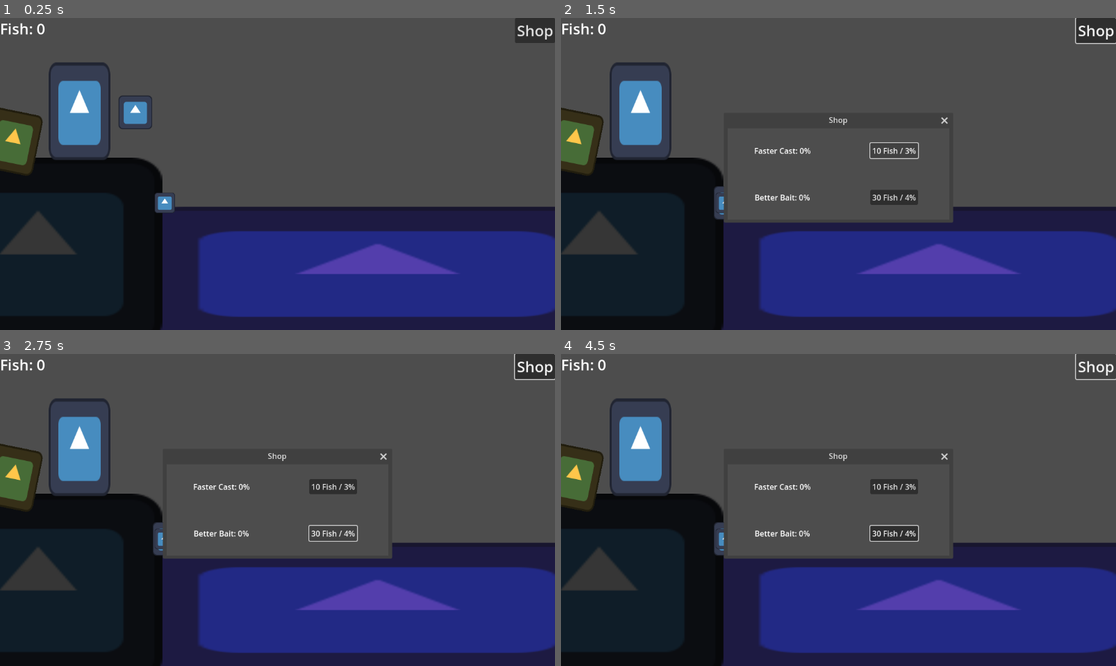
Above: before the commit, frames 1-4 (two rows, left to right).
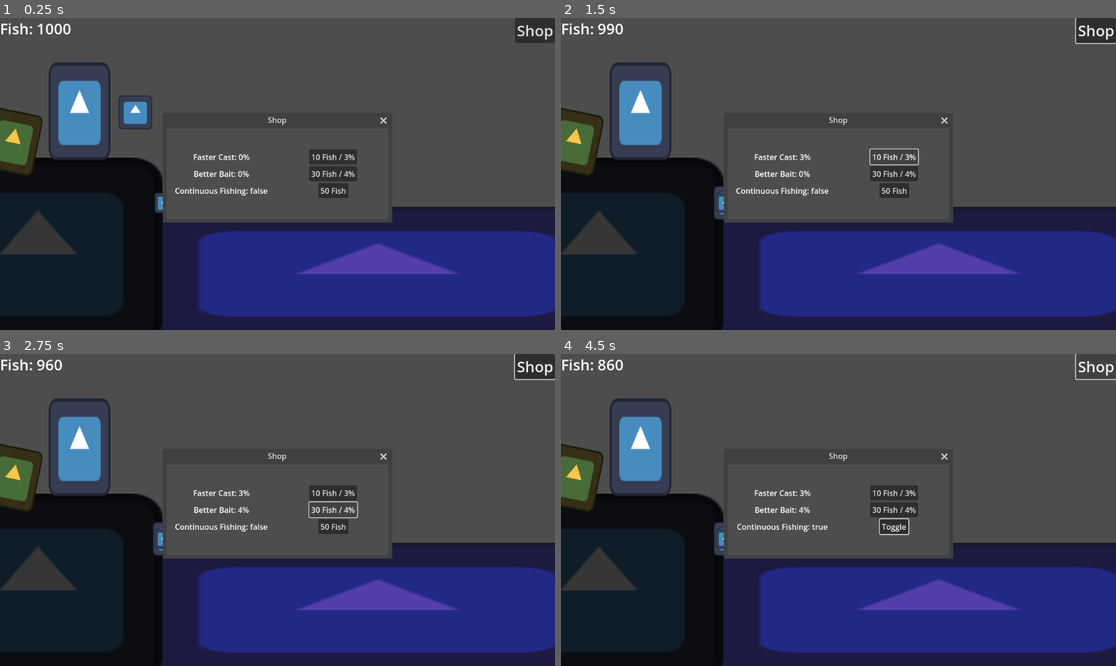
Above: after the commit, the same moments.

Repository: Shuflduf/Fish
Game: Godot game, scene res://node_2d.tscn
Two runs of this game, one before a commit and one after it. Both use one fixed random seed, a clock stepped at 60 frames per second and the inputs below. The engine's default icon, where the game draws it, is replaced by a stand-in: a white triangle on a blue panel in a dark square.
Inputs (mouse positions are in pixels of both pictures, inside the frame that each line leads up to):
- Up to frame 1 (0.25 s): no input
- Up to frame 2 (1.5 s): click "Shop" at 0.5 s; click "10 Fish / 3%" at 1.25 s
- Up to frame 3 (2.75 s): click "30 Fish / 4%" at 2 s
- Up to frame 4 (4.5 s): click (894, 525) at 2.75 s, where only the run after the commit has a clickable "50 Fish"; click (894, 525) at 3.5 s, where only the run after the commit has a clickable "Toggle"; click "Shop" at 4.25 s

The runs differ from the first frame. In frame 1, 3.6% of the frame differs, in the area x 6-71%, y 1-66%; in frame 2, 1.7%; in frame 3, 1.5%; in frame 4, 2.0%.

Commit message:
setup continuos fishing

Diff:
--- a/main.gd
+++ b/main.gd
@@ -7,6 +7,8 @@
 # in percent, where 100% is instant and 0% is normal
 var cast_speed = 0.0
 var bait_quality = 0.0
+
+var continuous_fishing = false
 
 func _ready() -> void:
 	randomize()
--- a/ui.gd
+++ b/ui.gd
@@ -1,16 +1,22 @@
 extends CanvasLayer
 
-var fish = 0
+var fish = 1000:
+	set(value):
+		fish = value
+		update_fish_label()
 
 func _ready() -> void:
+	update_fish_label()
 	get_parent().caught.connect(add_fish)
 
 func add_fish():
 	fish += 1
-	$Control/Fish.text = "Fish: " + str(fish)
 
 func _on_window_close_requested() -> void:
 	$Window.hide()
+
+func update_fish_label():
+	$Control/Fish.text = "Fish: " + str(fish)
 
 
 func _on_cast_button_pressed() -> void:
@@ -19,6 +25,7 @@
 		return
 
 	if get_parent().cast_speed + 3.0 <= 90:
+		fish -= 10
 		get_parent().cast_speed += 3.0
 		$Window/VBoxContainer/FasterCast/CastLabel.text = \
 				"Faster Cast: " \
@@ -32,12 +39,26 @@
 		return
 
 	if get_parent().bait_quality + 4.0 <= 80:
+		fish -= 30
 		get_parent().bait_quality += 4.0
 		$Window/VBoxContainer/BetterBait/BaitLabel.text = \
 				"Better Bait: " \
 				+ str(get_parent().bait_quality) \
 				+ "%"
 
+func _on_continuous_button_pressed() -> void:
+	if %ContinuousButton.text == "Toggle":
+		get_parent().continuous_fishing = !get_parent().continuous_fishing
+		$Window/VBoxContainer/Continuous/ContinuousLabel.text = \
+				"Continuous Fishing: " \
+				+ str(get_parent().continuous_fishing)
+	else:
+		if fish < 100:
+			return
+
+		fish -= 100
+		$Window/VBoxContainer/Continuous/ContinuousButton.text = "Toggle"
+
 
 func _on_button_pressed() -> void:
 	$Window.show()
--- a/ui.tscn
+++ b/ui.tscn
@@ -38,7 +38,6 @@
 title = "Shop"
 initial_position = 1
 size = Vector2i(460, 190)
-visible = false
 
 [node name="VBoxContainer" type="VBoxContainer" parent="Window"]
 anchors_preset = 15
@@ -49,10 +48,10 @@
 size_flags_horizontal = 3
 size_flags_vertical = 3
 mouse_filter = 0
+alignment = 1
 
 [node name="FasterCast" type="HBoxContainer" parent="Window/VBoxContainer"]
 layout_mode = 2
-size_flags_vertical = 3
 alignment = 1
 
 [node name="CastLabel" type="Label" parent="Window/VBoxContainer/FasterCast"]
@@ -68,7 +67,7 @@
 
 [node name="BetterBait" type="HBoxContainer" parent="Window/VBoxContainer"]
 layout_mode = 2
-size_flags_vertical = 3
+size_flags_vertical = 4
 alignment = 1
 
 [node name="BaitLabel" type="Label" parent="Window/VBoxContainer/BetterBait"]
@@ -82,7 +81,25 @@
 size_flags_vertical = 4
 text = "30 Fish / 4%"
 
+[node name="Continuous" type="HBoxContainer" parent="Window/VBoxContainer"]
+layout_mode = 2
+size_flags_vertical = 4
+alignment = 1
+
+[node name="ContinuousLabel" type="Label" parent="Window/VBoxContainer/Continuous"]
+layout_mode = 2
+size_flags_horizontal = 6
+text = "Continuous Fishing: false"
+
+[node name="ContinuousButton" type="Button" parent="Window/VBoxContainer/Continuous"]
+unique_name_in_owner = true
+layout_mode = 2
+size_flags_horizontal = 6
+size_flags_vertical = 4
+text = "50 Fish"
+
 [connection signal="pressed" from="Control/Button" to="." method="_on_button_pressed"]
 [connection signal="close_requested" from="Window" to="." method="_on_window_close_requested"]
 [connection signal="pressed" from="Window/VBoxContainer/FasterCast/CastButton" to="." method="_on_cast_button_pressed"]
 [connection signal="pressed" from="Window/VBoxContainer/BetterBait/BaitButton" to="." method="_on_bait_button_pressed"]
+[connection signal="pressed" from="Window/VBoxContainer/Continuous/ContinuousButton" to="." method="_on_continuous_button_pressed"]
